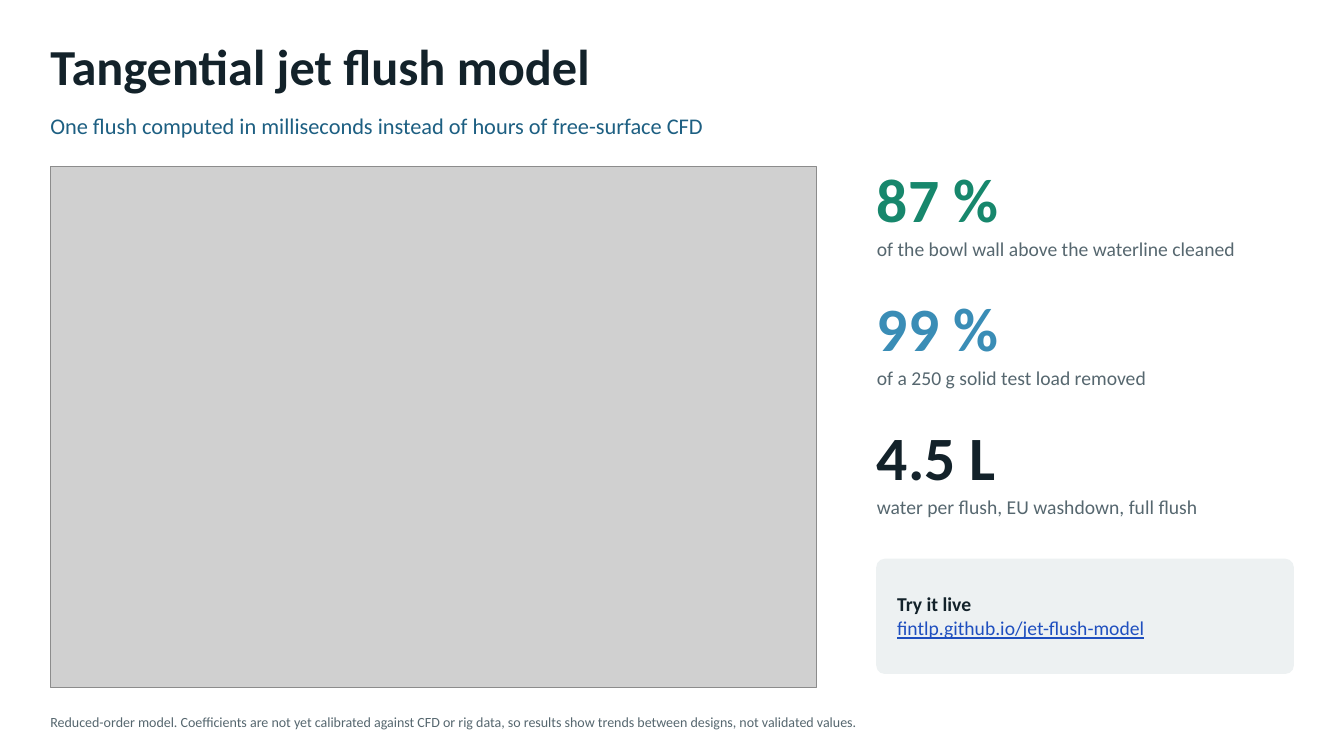
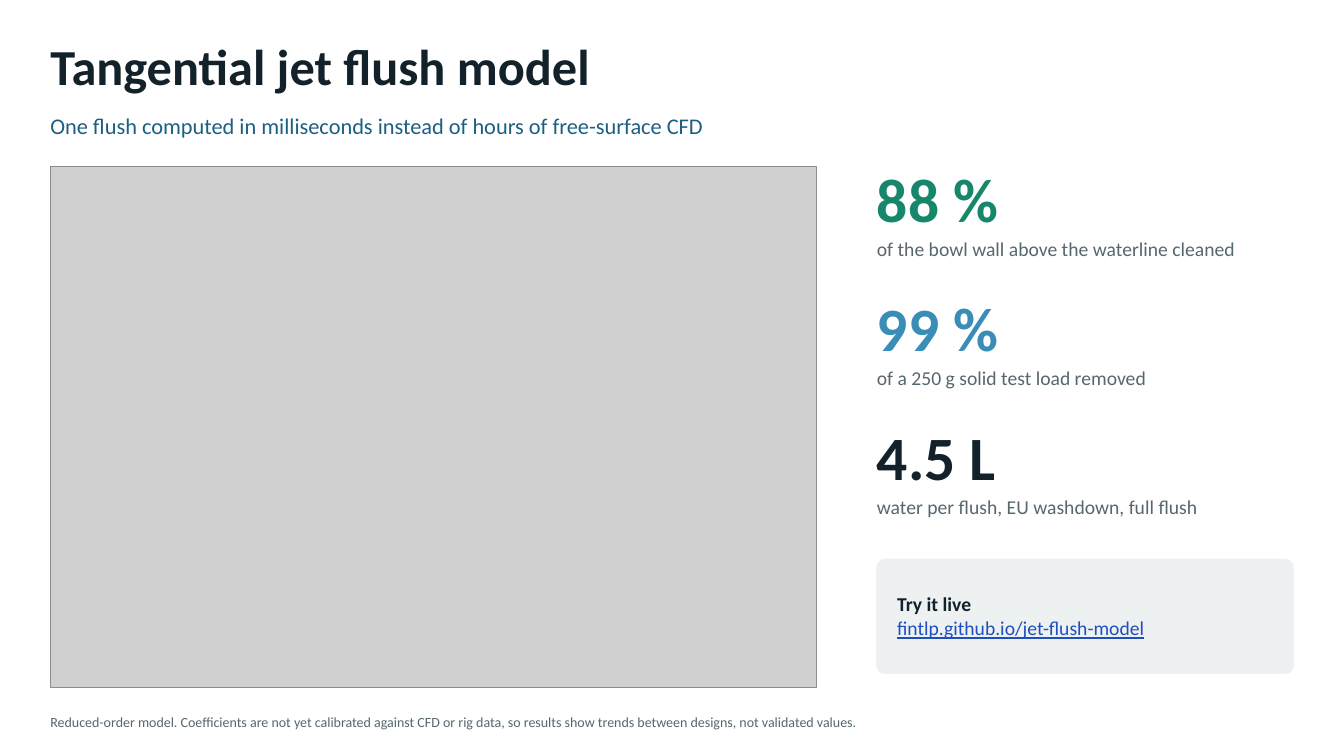
Before and after one commit to fintlp/jet-flush-model, a slide deck: slide 1 of slides/jet-flush-model.pptx. Drawn at 1344x756 pixels with LibreOffice and Linux fonts; fonts in the diff are those of the drawing; grey boxes stand for pictures. Boxes give left, top, right and bottom in pixels: in the first picture for what was removed or moved away, otherwise in the second. Text is boxed around its words. In the diff, an @@ line names an element or a change of style, - is before the commit and + after.

```diff
--- a/slides/jet-flush-model.pptx
+++ b/slides/jet-flush-model.pptx
@@ text at (x1=877, y1=179, x2=939, y2=223): text changed @@
-87 %
+88 %
```
Also in this commit, not shown: 10 other files.
